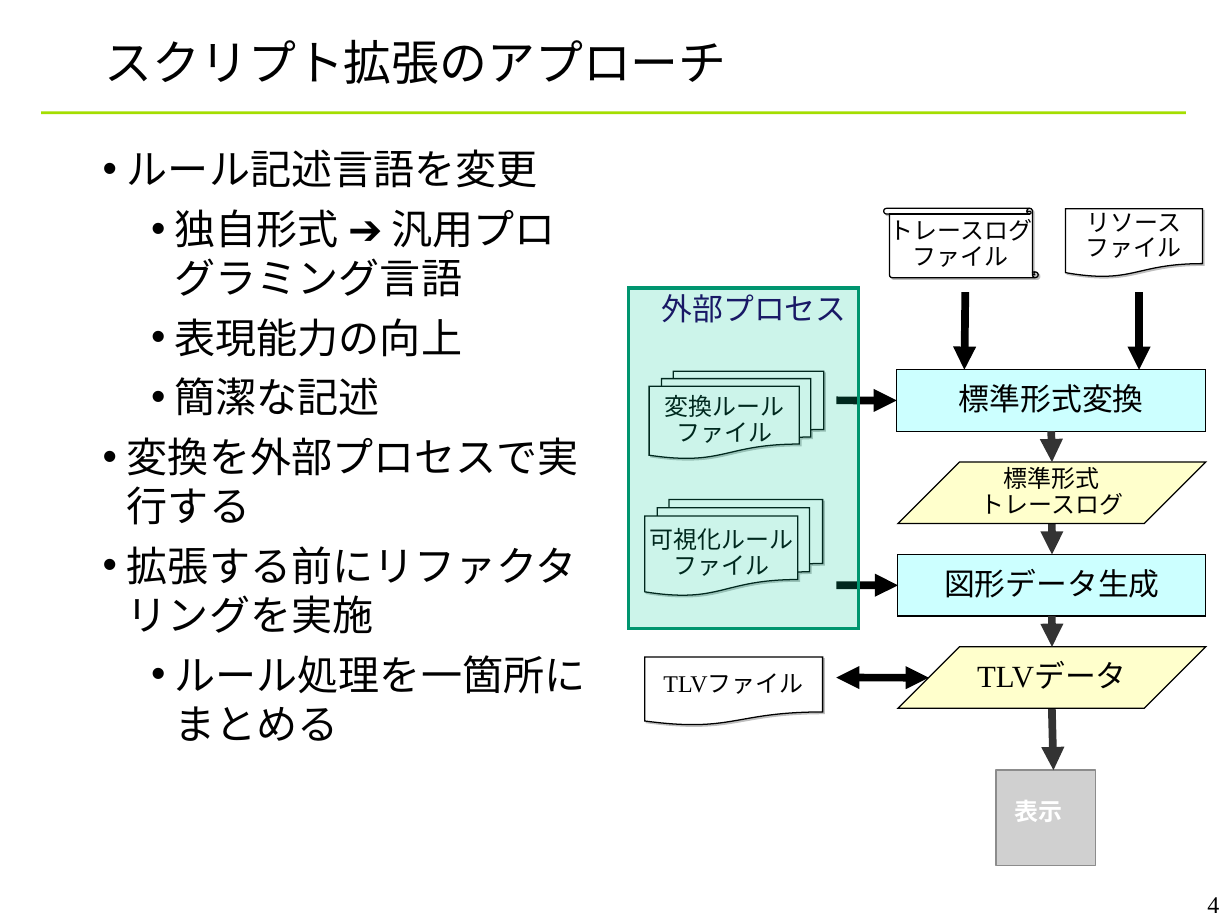
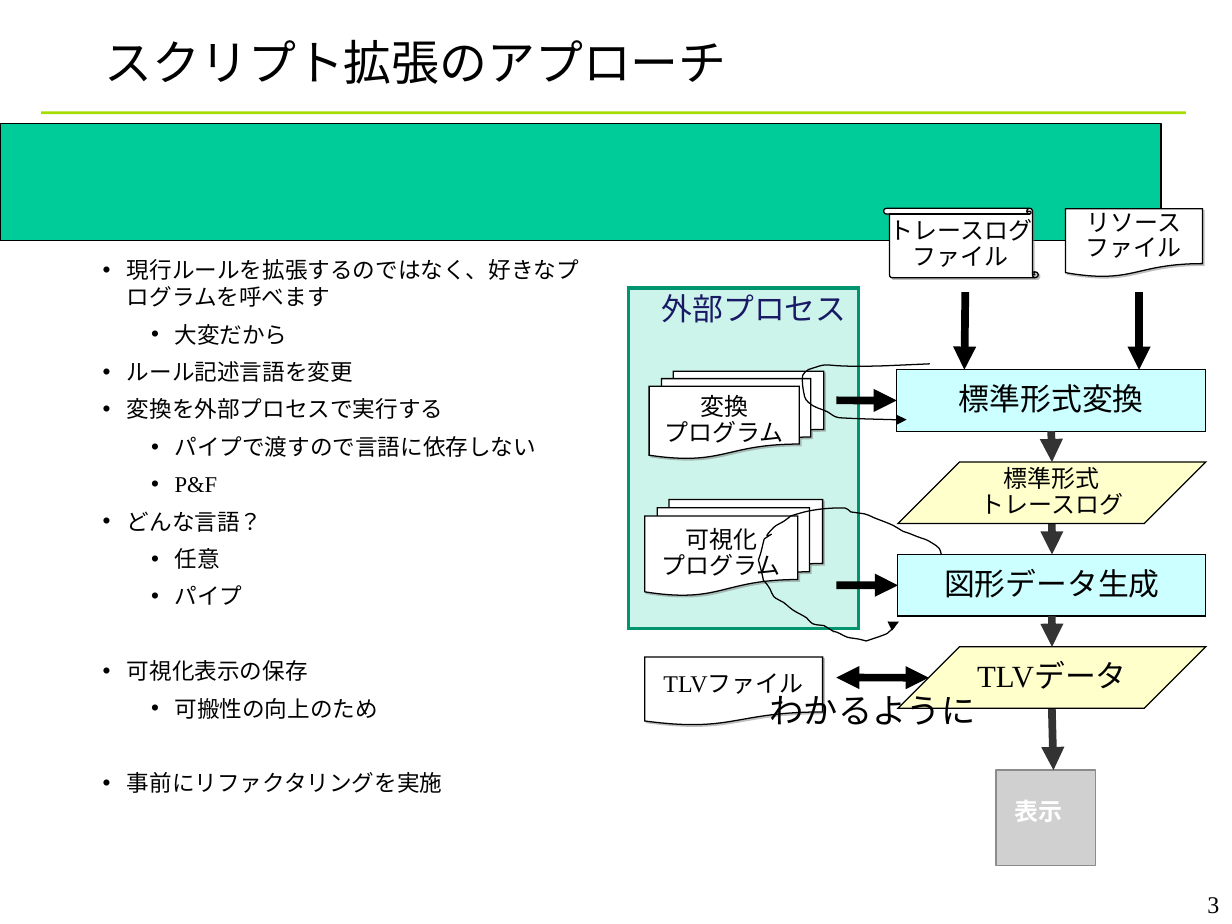
Before and after one commit to YixiaoLi/tlv4mc, a slide deck: slide 3 of doc/phase4/toppers_conference.ppt (slide 4 before the commit). Drawn at 1232x924 pixels with LibreOffice and Linux fonts; fonts in the diff are those of the drawing; grey boxes stand for pictures; background and template pictures are left out. Boxes give left, top, right and bottom in pixels: in the first picture for what was removed or moved away, otherwise in the second. Text is boxed around its words. In the diff, an @@ line names an element or a change of style, - is before the commit and + after.

Commit message:
ミーティングメモ入り

```diff
--- a/doc/phase4/toppers_conference.ppt
+++ b/doc/phase4/toppers_conference.ppt
@@ rectangle added at box(0, 123, 1161, 240), fill #00CC99, outline #000000 0.74 pt @@
@@ text at box(175, 209, 556, 416): paragraphs removed @@
-  • 独自形式 ➔ 汎用プログラミング言語
-  • 表現能力の向上
-  • 簡潔な記述
@@ text "現行ルールを拡張するのではなく、好きなプログラムを呼べます": place and size @@
-text "現行ルールを拡張するのではなく、好きなプログラムを呼べます" at box(127, 149, 586, 741)
+text "現行ルールを拡張するのではなく、好きなプログラムを呼べます" at box(127, 259, 579, 793)
@@ text at box(127, 259, 579, 345): paragraphs added @@
+• 現行ルールを拡張するのではなく、好きなプログラムを呼べます
+  • 大変だから
@@ text at box(127, 361, 443, 419): size 24 to 13.2 pt in "ルール記述言語を変更", "変換を外部プロセスで実行する" @@
@@ freeform shape added at box(802, 360, 930, 419), outline #000000 0.74 pt @@
@@ text in flow chart multidocument at box(665, 395, 784, 448): text changed @@
-変換ルール
-ファイル
+変換
+プログラム
@@ text at box(127, 436, 537, 793): text changed; size 24 to 13.2 pt @@
-• 拡張する前にリファクタリングを実施
-  • ルール処理を一箇所にまとめる
+  • パイプで渡すので言語に依存しない
+  • P&F
+• どんな言語？
+  • 任意
+  • パイプ
+• 可視化表示の保存
+  • 可搬性の向上のため
+• 事前にリファクタリングを実施
@@ freeform shape added at box(754, 508, 941, 641), outline #000000 0.74 pt @@
@@ text in flow chart multidocument at box(662, 528, 781, 581): text changed @@
-可視化ルール
-ファイル
+可視化
+プログラム
@@ text added at box(770, 688, 976, 725), 20 pt, text #000000 @@
+わかるように
@@ page number at box(1207, 897, 1219, 914): text changed @@
-4
+3
```
Also in this commit, not shown: 5 other slides changed, 2 slides added, 1 other file.
